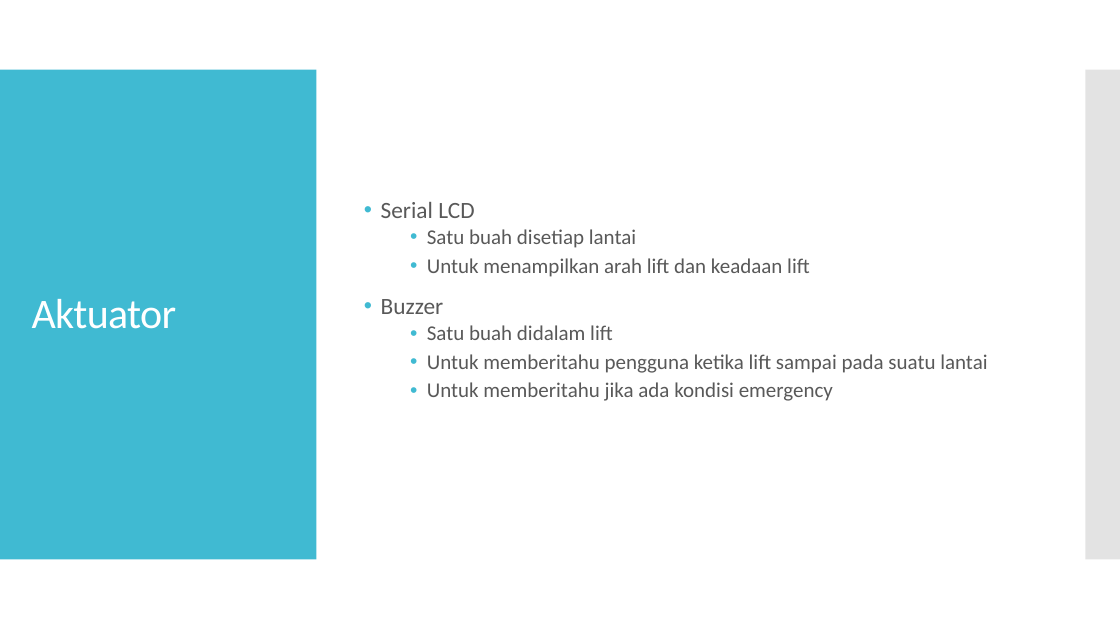
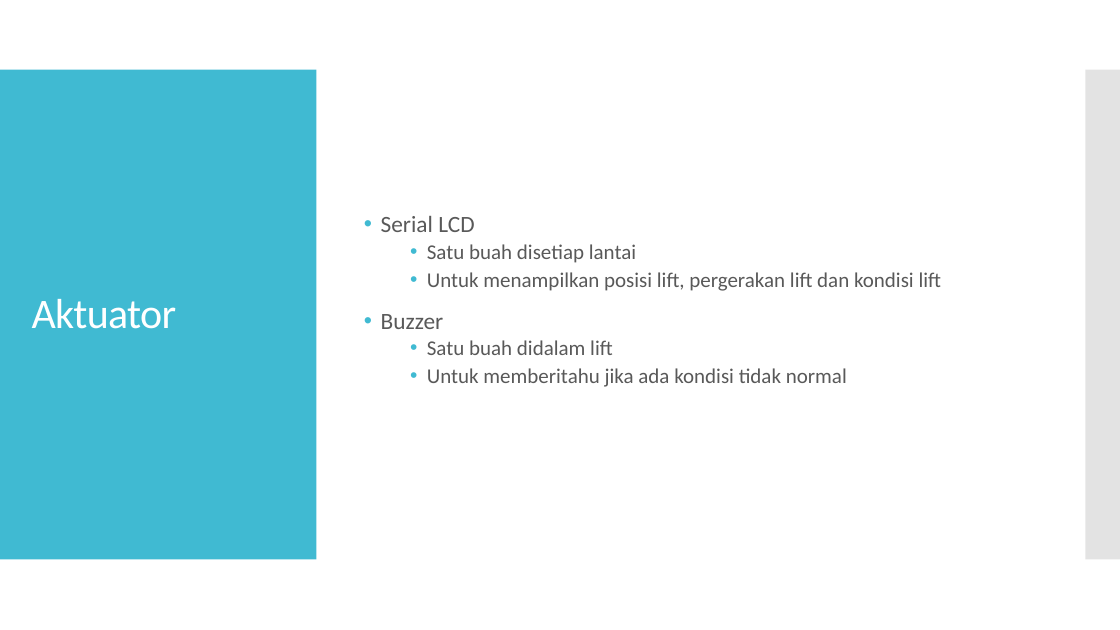
Before and after one commit to dillahstudent/TuBes_STL_K4, a slide deck: slide 4 of Tugas8_STL_Kelompok4.pptx. Drawn at 1120x630 pixels with LibreOffice and Linux fonts; fonts in the diff are those of the drawing. Boxes give left, top, right and bottom in pixels: in the first picture for what was removed or moved away, otherwise in the second. Text is boxed around its words. In the diff, an @@ line names an element or a change of style, - is before the commit and + after.

Commit message:
Update ppt
Add state machine
Update schematic
Update task list and timeline
Update sensor dan aktuator

```diff
--- a/Tugas8_STL_Kelompok4.pptx
+++ b/Tugas8_STL_Kelompok4.pptx
@@ text at bbox=[427, 272, 942, 291]: text changed @@
-  • Untuk menampilkan arah lift dan keadaan lift
+  • Untuk menampilkan posisi lift, pergerakan lift dan kondisi lift
@@ text at bbox=[427, 368, 847, 387]: text changed @@
-  • Untuk memberitahu pengguna ketika lift sampai pada suatu lantai
-  • Untuk memberitahu jika ada kondisi emergency
+  • Untuk memberitahu jika ada kondisi tidak normal
```
Also in this commit, not shown: 4 other slides changed, 2 slides added.
